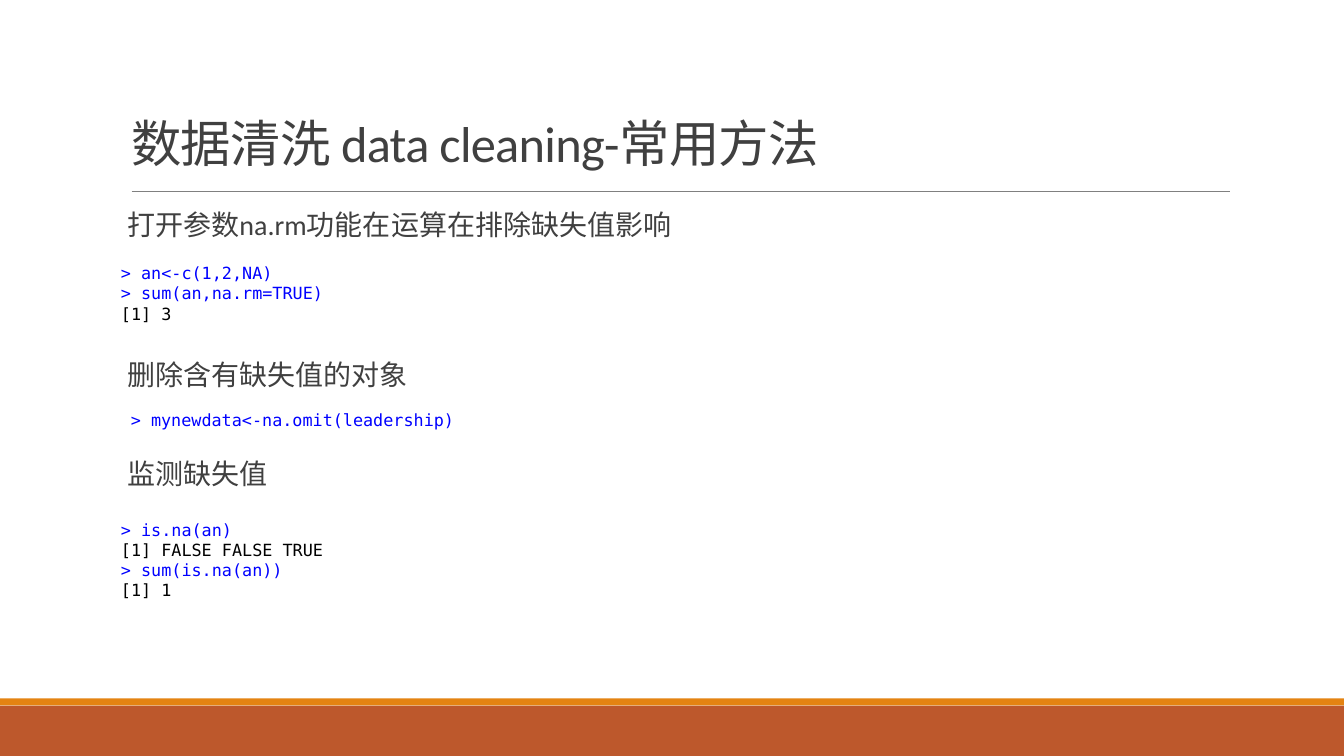
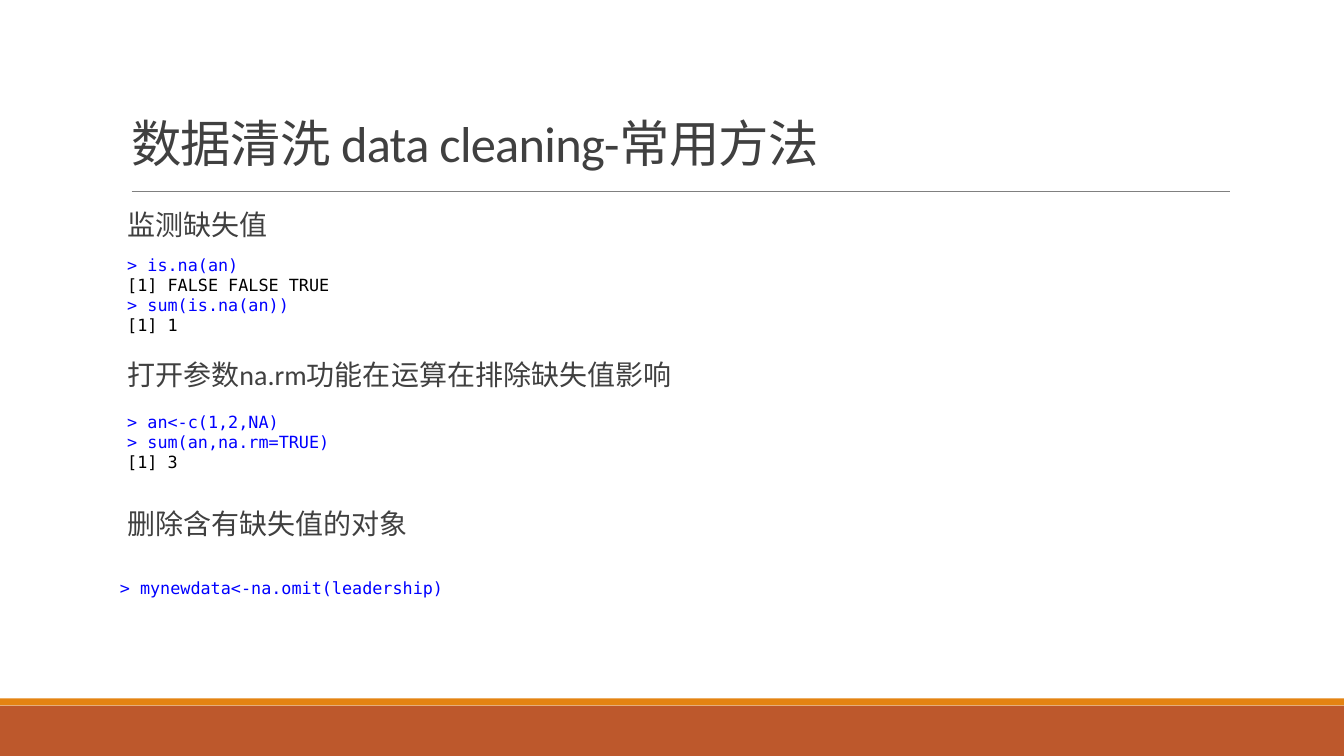
Before and after one commit to exoplanetX/DataAnalytics, a slide deck: slide 4 of 实验3-探索性分析.pptx. Drawn at 1344x756 pixels with LibreOffice and Linux fonts; fonts in the diff are those of the drawing. Boxes give left, top, right and bottom in pixels: in the first picture for what was removed or moved away, otherwise in the second. Text is boxed around its words. In the diff, an @@ line names an element or a change of style, - is before the commit and + after.

```diff
--- a/实验3-探索性分析.pptx
+++ b/实验3-探索性分析.pptx
@@ text at <box>127,211,267,238</box>: paragraph added @@
+监测缺失值
@@ text "> is.na(an)": place and size @@
-text "> is.na(an)" at <box>121,523,323,599</box>
+text "> is.na(an)" at <box>127,258,329,334</box>
@@ text "> an<-c(1,2,NA)": place and size @@
-text "> an<-c(1,2,NA)" at <box>121,266,323,323</box>
+text "> an<-c(1,2,NA)" at <box>127,415,329,471</box>
@@ text at <box>127,460,267,487</box>: paragraph removed @@
-监测缺失值
@@ text "> mynewdata<-na.omit(leadership)": place and size @@
-text "> mynewdata<-na.omit(leadership)" at <box>151,413,454,430</box>
+text "> mynewdata<-na.omit(leadership)" at <box>140,581,443,598</box>
```
Also in this commit, not shown: 6 other slides changed, 1 slide added, 1 slide removed.
